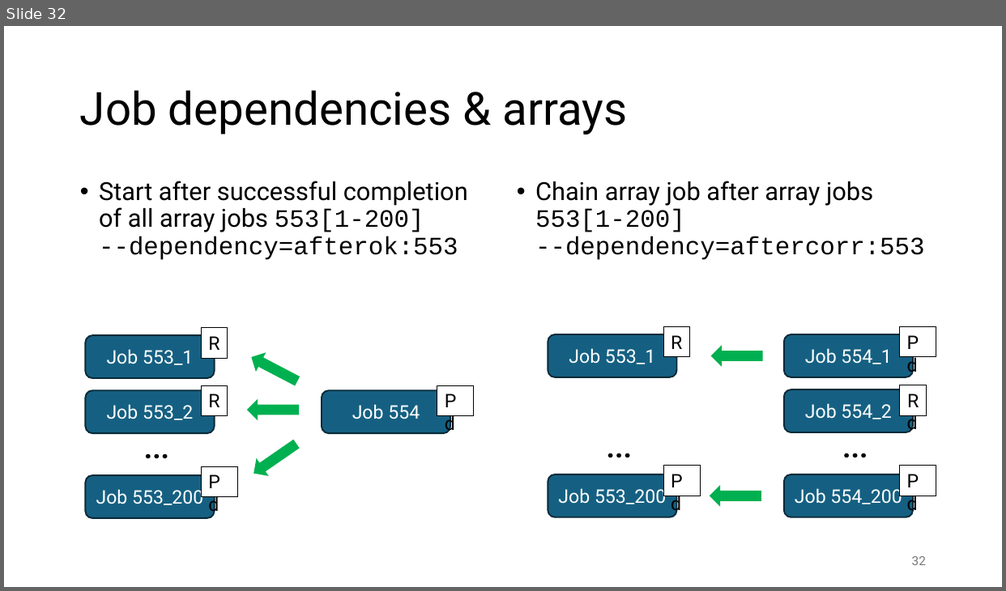
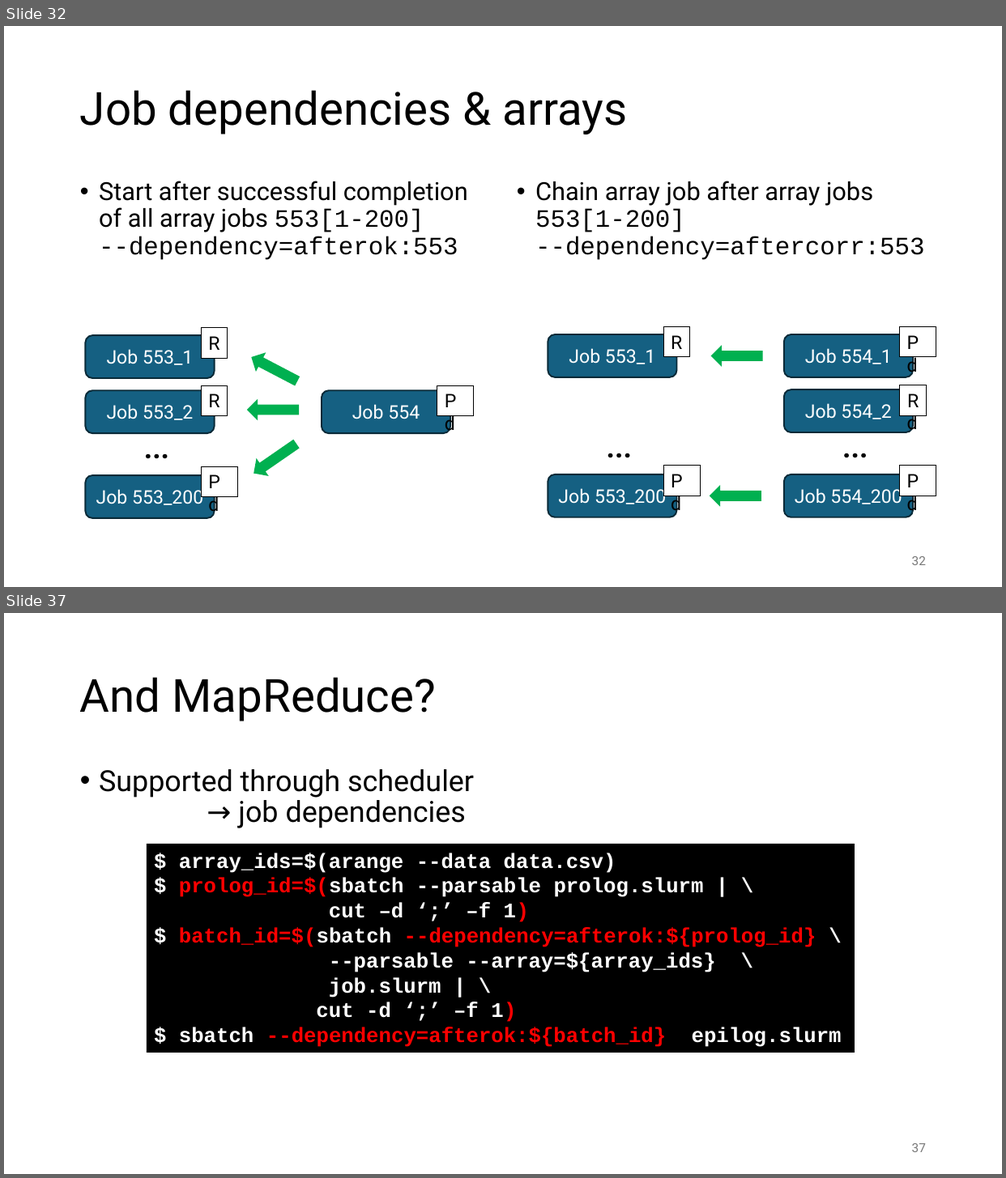
Before and after one commit to gjbex/Workflows-for-HPC, a slide deck: workflow_for_HPC.pptx. Shown one above the other, each under a label of ours: slide 32 before the commit, slides 32 and 37 after it; the slides between them are not shown. The pictures are 1006x591 and 1006x1178 pixels, drawn with LibreOffice and Linux fonts; fonts in the diff are those of the drawing. Boxes give left, top, right and bottom in pixels: in the first picture for what was removed or moved away, otherwise in the second. Text is boxed around its words. In the diff, an @@ line names an element or a change of style, - is before the commit and + after.

```diff
--- a/workflow_for_HPC.pptx
+++ b/workflow_for_HPC.pptx
@@ slide 37 added at box(4, 613, 1002, 1174), background #FFFFFF @@
@@ title added at box(80, 677, 436, 722), 44 pt, text #000000 @@
+And MapReduce?
@@ text added at box(99, 769, 474, 828), 28 pt, text #000000 @@
+• Supported through scheduler
+  → job dependencies
@@ rectangle added at box(147, 844, 854, 1053), fill #000000, 20 pt, text #FFFFFF, bold @@
+$ array_ids=$(arange --data data.csv)
+$ prolog_id=$(sbatch --parsable prolog.slurm | \
+cut –d ‘;’ –f 1)
+$ batch_id=$(sbatch --dependency=afterok:${prolog_id} \
+--parsable --array=${array_ids} \
+job.slurm | \
+cut -d ‘;’ –f 1)
+$ sbatch --dependency=afterok:${batch_id} epilog.slurm
@@ page number added at box(912, 1144, 926, 1152), 12 pt, text #797979 @@
+37
```
Also in this commit, not shown: 15 other slides added.
